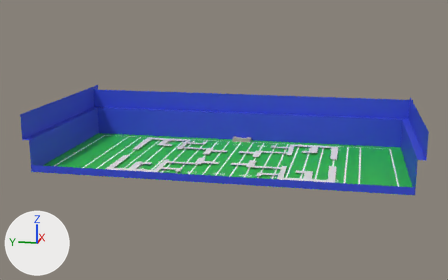
The Blender file files/maze.blend as it was, and as the next commit left it.
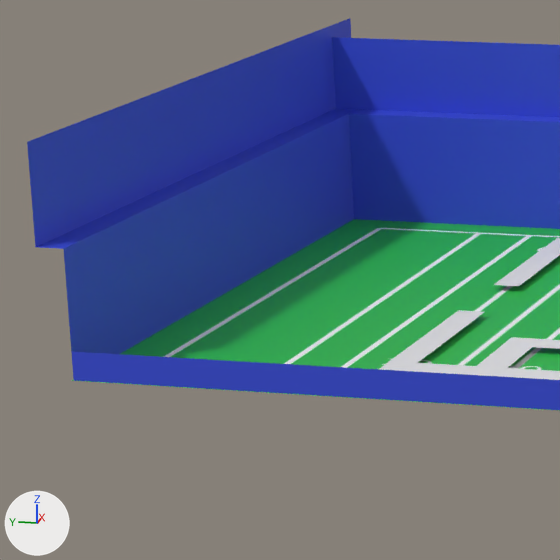
The first picture shows the older version from a 50 mm camera at (-173.7, -33.2, 49.1) aimed at (1.8, 1.9, 5.2). The close-ups show both versions on the part from 3% to 33% of the width and 29% to 77% of the height of that picture; other places that the commit changed are outside them. Arrows for +X, +Y and +Z are at lower left; the lights stay in place.
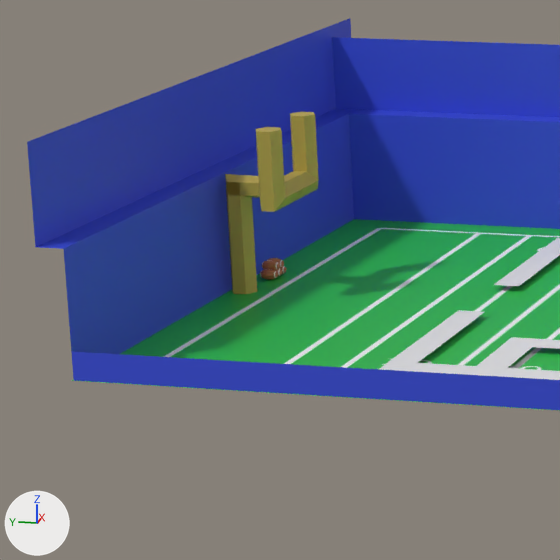
The change, as JSON lines over the scene's bpy script:
```json
{"op": "add", "block": "img_image_0_008", "code": ["img_image_0_008 = load_image('Image_0.008', '_unpacked/Image_0.008', 1024, 1024, 'sRGB')"]}
{"op": "add", "block": "img_image_0_007", "code": ["img_image_0_007 = load_image('Image_0.007', '_unpacked/Image_0.007', 1024, 1024, 'sRGB')"]}
{"op": "add", "block": "img_image_0_009", "code": ["img_image_0_009 = load_image('Image_0.009', '_unpacked/Image_0.009', 1024, 1024, 'sRGB')"]}
{"op": "add", "block": "img_image_0_005", "code": ["img_image_0_005 = load_image('Image_0.005', '_unpacked/Image_0.005', 1024, 1024, 'sRGB')"]}
{"op": "add", "block": "img_image_0_006", "code": ["img_image_0_006 = load_image('Image_0.006', '_unpacked/Image_0.006', 1024, 1024, 'sRGB')"]}
{"op": "add", "block": "img_goalpost", "code": ["img_goalpost = load_image('GoalPost', 'GoalPost.png', 1024, 1024, 'sRGB')"]}
{"op": "add", "block": "mat_material_013", "code": ["mat_material_013 = principled_material('Material.013')", "mat_material_013.texture = img_image_0_008"]}
{"op": "add", "block": "mat_material_012", "code": ["mat_material_012 = principled_material('Material.012')", "mat_material_012.texture = img_image_0_007"]}
{"op": "add", "block": "mat_material_014", "code": ["mat_material_014 = principled_material('Material.014')", "mat_material_014.texture = img_image_0_009"]}
{"op": "add", "block": "mat_material_010", "code": ["mat_material_010 = principled_material('Material.010')", "mat_material_010.texture = img_image_0_005"]}
{"op": "add", "block": "mat_material_011", "code": ["mat_material_011 = principled_material('Material.011')", "mat_material_011.texture = img_image_0_006"]}
{"op": "add", "block": "mat_material_002", "code": ["mat_material_002 = principled_material('Material.002')", "mat_material_002.texture = img_goalpost"]}
{"op": "add", "block": "me_sphere_005", "code": ["me_sphere_005 = bpy.data.meshes.new('Sphere.005')", "me_sphere_005.from_pydata(...)  # 370 vertices, 400 faces; spans x 3.06..5.46, y 48.26..49.75, z 0.02..1.45", "# faces by material slot: [80, 80, 80, 80, 80]", "me_sphere_005.materials.append(mat_material_010)  # picture img_image_0_005", "me_sphere_005.materials.append(mat_material_014)  # picture img_image_0_009", "me_sphere_005.materials.append(mat_material_013)  # picture img_image_0_008", "me_sphere_005.materials.append(mat_material_012)  # picture img_image_0_007", "me_sphere_005.materials.append(mat_material_011)  # picture img_image_0_006"]}
{"op": "add", "block": "me_cylinder", "code": ["me_cylinder = bpy.data.meshes.new('Cylinder')", "me_cylinder.from_pydata(...)  # 90 vertices, 63 faces; spans x -3.87..3.87, y 44.39..50.39, z 0.0..13.0", "me_cylinder.materials.append(mat_material_002)  # picture img_goalpost"]}
{"op": "add", "block": "ob_sphere_001", "code": ["ob_sphere_001 = bpy.data.objects.new('Sphere.001', me_sphere_005)", "ob_sphere_001.location = (0.0, 0.0, 0.0)"]}
{"op": "add", "block": "ob_goalposta", "code": ["ob_goalposta = bpy.data.objects.new('goalpostA', me_cylinder)", "ob_goalposta.location = (0.0, 0.0, 0.0)"]}
```

Location of each change, (x1, y1, x2, y2) in pixels of the close-ups (560 x 560 px):
```json
{"object": "goalpostA", "change": "added", "after": [225, 112, 319, 294], "on screen": "yellow"}
{"object": "Sphere.001", "change": "added", "after": [260, 258, 287, 280], "on screen": "brown", "faces in mat_material_013 (picture img_image_0_008)": [260, 269, 278, 280], "faces in mat_material_012 (picture img_image_0_007)": [262, 260, 280, 270]}
```
